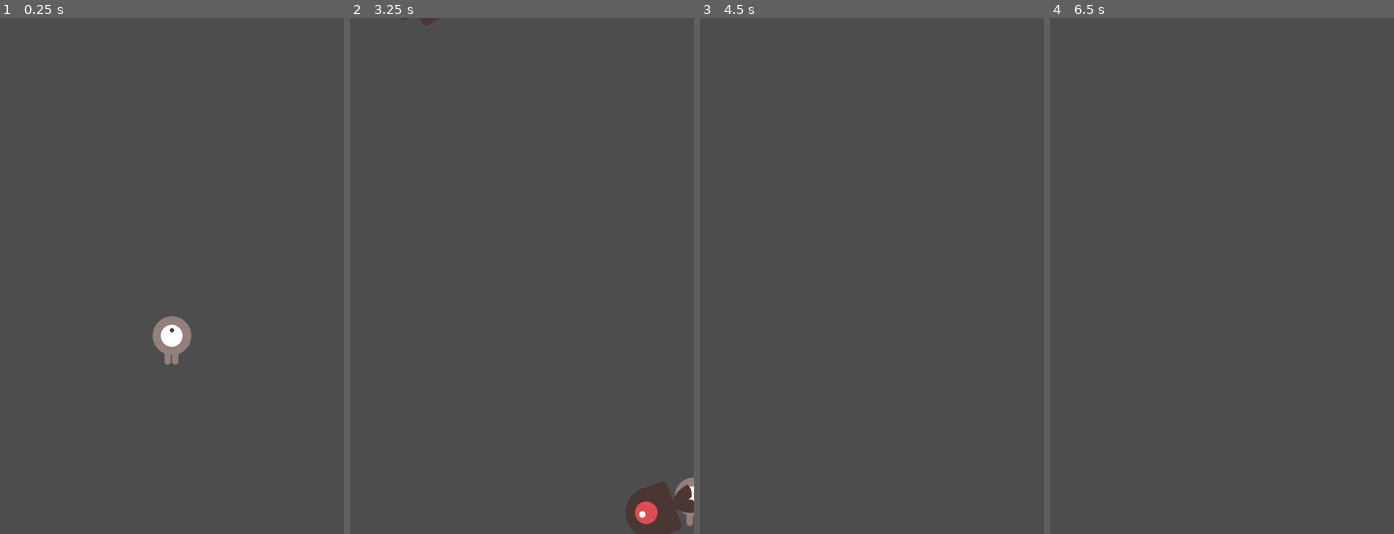
Above: before the commit, frames 1-4 (left to right).
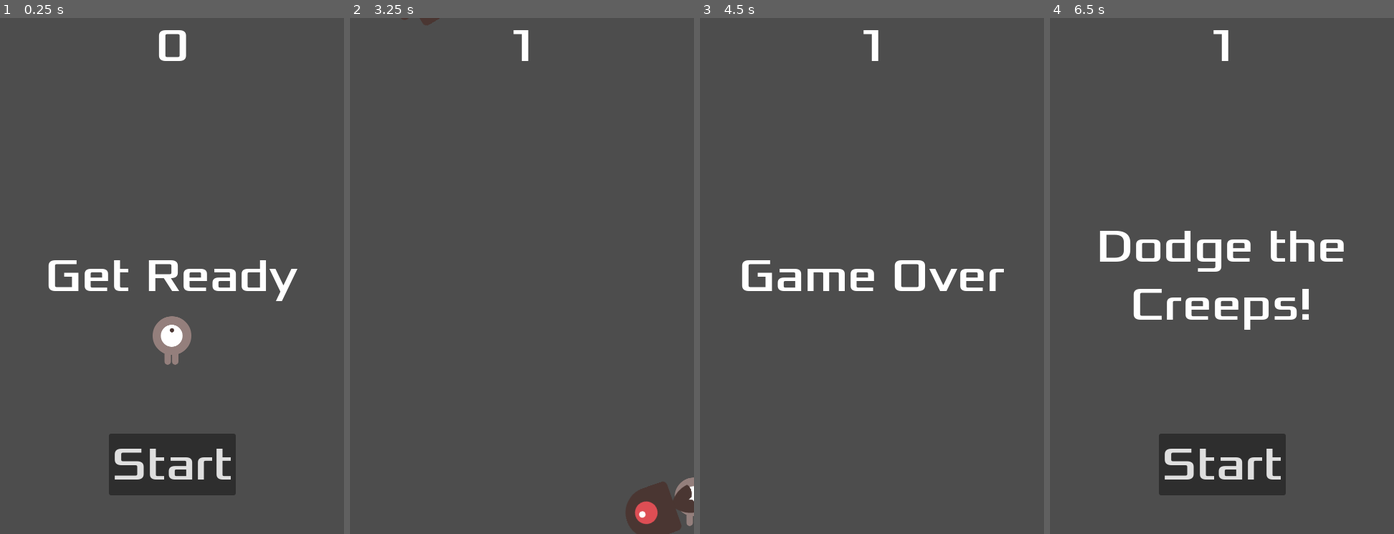
Above: after the commit, the same moments.

Repository: MiseHinoha/First2DGame
Game: Godot game, scene res://Main.tscn
The game is run twice, just before and just after one commit, with the same random seed, the same clock (stepped at 60 frames per second) and the same inputs. The project has no main scene, so this scene is started directly.
Inputs (mouse positions are in pixels of both pictures, inside the frame that each line leads up to):
- Up to frame 1 (0.25 s): no input
- Up to frame 2 (3.25 s): click (522, 466) at 0.5 s, where only the run after the commit has a clickable "Start"; tap Enter at 1.25 s; hold D (move_right) 1.28-2.03 s; hold S (move_down) 2.03-2.78 s; hold D (move_right) from 2.78 s (still down)
- Up to frame 3 (4.5 s): release D (move_right) at 3.53 s; hold W (move_up) 3.53-4.28 s; tap Space at 4.25 s; hold A (move_left) from 4.28 s (still down)
- Up to frame 4 (6.5 s): tap Enter at 5 s; tap Space at 5.75 s; release A (move_left) at 5.78 s; hold S (move_down) from 5.78 s (still down)

The runs differ from the first frame. In frame 1, 6.4% of the frame differs, in the area x 13-87%, y 2-93%; in frame 2, 0.1%; in frame 3, 1.9%; in frame 4, 7.5%, in the area x 14-86%, y 2-93%.

Commit message:
增加UI TODO：在“节点”选项卡中，点击“连接信号”窗口中的“选取”按钮，选择 new_game() 方法或在窗口的“接收方法”下面输入“new_game”，将 HUD 的 start_game 信号连接到 Main 节点的 new_game() 函数。请确认脚本中 func new_game() 的旁边出现了一个绿色的连接图标。

Diff:
--- /dev/null
+++ b/HUD.gd
@@ -0,0 +1,42 @@
+extends CanvasLayer
+
+signal start_game
+
+# Called when the node enters the scene tree for the first time.
+func _ready():
+	pass # Replace with function body.
+
+
+# Called every frame. 'delta' is the elapsed time since the previous frame.
+func _process(delta):
+	pass
+
+# 展示信息
+func show_message(text):
+	$Message.text = text
+	$Message.show()
+	$MessageTimer.start()
+
+# 游戏结束时展示结算画面
+func show_game_over():
+	show_message("Game Over")
+	await $MessageTimer.timeout
+
+	$Message.text = "Dodge the Creeps!"
+	$Message.show()
+
+	await get_tree().create_timer(1.0).timeout
+	$StartButton.show()
+
+# 更新分数
+func update_score(score):
+	$ScoreLabel.text = str(score)
+
+
+func _on_message_timer_timeout():
+	$Message.hide()
+
+
+func _on_start_button_pressed():
+	$StartButton.hide()
+	start_game.emit()
--- /dev/null
+++ b/HUD.tscn
@@ -0,0 +1,62 @@
+[gd_scene load_steps=3 format=3 uid="uid://bldgnwl3gqqur"]
+
+[ext_resource type="Script" path="res://HUD.gd" id="1_m8lgk"]
+[ext_resource type="FontFile" uid="uid://d2pimstqwmsfy" path="res://fonts/Xolonium-Regular.ttf" id="1_sutqq"]
+
+[node name="HUD" type="CanvasLayer"]
+script = ExtResource("1_m8lgk")
+
+[node name="StartButton" type="Button" parent="."]
+anchors_preset = 7
+anchor_left = 0.5
+anchor_top = 1.0
+anchor_right = 0.5
+anchor_bottom = 1.0
+offset_left = -88.5
+offset_top = -140.0
+offset_right = 88.5
+offset_bottom = -54.0
+grow_horizontal = 2
+grow_vertical = 0
+theme_override_fonts/font = ExtResource("1_sutqq")
+theme_override_font_sizes/font_size = 64
+text = "Start"
+
+[node name="ScoreLabel" type="Label" parent="."]
+anchors_preset = 5
+anchor_left = 0.5
+anchor_right = 0.5
+offset_left = -22.5
+offset_right = 22.5
+offset_bottom = 78.0
+grow_horizontal = 2
+theme_override_fonts/font = ExtResource("1_sutqq")
+theme_override_font_sizes/font_size = 64
+text = "0"
+horizontal_alignment = 1
+
+[node name="Message" type="Label" parent="."]
+anchors_preset = 8
+anchor_left = 0.5
+anchor_top = 0.5
+anchor_right = 0.5
+anchor_bottom = 0.5
+offset_left = -240.0
+offset_top = -120.0
+offset_right = 240.0
+offset_bottom = 120.0
+grow_horizontal = 2
+grow_vertical = 2
+theme_override_fonts/font = ExtResource("1_sutqq")
+theme_override_font_sizes/font_size = 64
+text = "Dodge the Creeps!"
+horizontal_alignment = 1
+vertical_alignment = 1
+autowrap_mode = 2
+
+[node name="MessageTimer" type="Timer" parent="."]
+wait_time = 2.0
+one_shot = true
+
+[connection signal="pressed" from="StartButton" to="." method="_on_start_button_pressed"]
+[connection signal="timeout" from="MessageTimer" to="." method="_on_message_timer_timeout"]
--- a/Main.gd
+++ b/Main.gd
@@ -16,15 +16,22 @@
 func game_over():
 	$ScoreTimer.stop()
 	$MobTimer.stop()
+	$HUD.show_game_over()
 
+# TODO:在“节点”选项卡中，点击“连接信号”窗口中的“选取”按钮，选择 new_game() 方法或在窗口的“接收方法”下面输入“new_game”，将 HUD 的 start_game 信号连接到 Main 节点的 new_game() 函数。请确认脚本中 func new_game() 的旁边出现了一个绿色的连接图标。
 func new_game():
+	get_tree().call_group("mobs","queue_free") # 开始前理战场
+
 	score = 0
 	$Player.start($StartPosition.position)
 	$StartTimer.start()
+	$HUD.update_score(score)
+	$HUD.show_message("Get Ready")
 
 
 func _on_score_timer_timeout():
 	score += 1
+	$HUD.update_score(score)
 
 
 func _on_start_timer_timeout():
--- a/Main.tscn
+++ b/Main.tscn
@@ -1,8 +1,9 @@
-[gd_scene load_steps=5 format=3 uid="uid://dxurfdo57m04"]
+[gd_scene load_steps=6 format=3 uid="uid://dxurfdo57m04"]
 
 [ext_resource type="Script" path="res://Main.gd" id="1_7rgro"]
 [ext_resource type="PackedScene" uid="uid://cx0ucdy8m0n3d" path="res://Player.tscn" id="1_atwwe"]
 [ext_resource type="PackedScene" uid="uid://kfq0vtrkqkq6" path="res://Mob.tscn" id="2_1xtd1"]
+[ext_resource type="PackedScene" uid="uid://bldgnwl3gqqur" path="res://HUD.tscn" id="4_ws85l"]
 
 [sub_resource type="Curve2D" id="Curve2D_sopnm"]
 _data = {
@@ -33,6 +34,8 @@
 
 [node name="MobSpawnLocation" type="PathFollow2D" parent="MobPath"]
 
+[node name="HUD" parent="." instance=ExtResource("4_ws85l")]
+
 [connection signal="hit" from="Player" to="." method="game_over"]
 [connection signal="timeout" from="MobTimer" to="." method="_on_mob_timer_timeout"]
 [connection signal="timeout" from="ScoreTimer" to="." method="_on_score_timer_timeout"]
--- a/Mob.tscn
+++ b/Mob.tscn
@@ -48,7 +48,7 @@
 radius = 37.0
 height = 98.0
 
-[node name="Mob" type="RigidBody2D"]
+[node name="Mob" type="RigidBody2D" groups=["mobs"]]
 position = Vector2(251, 365)
 collision_mask = 0
 gravity_scale = 0.0
